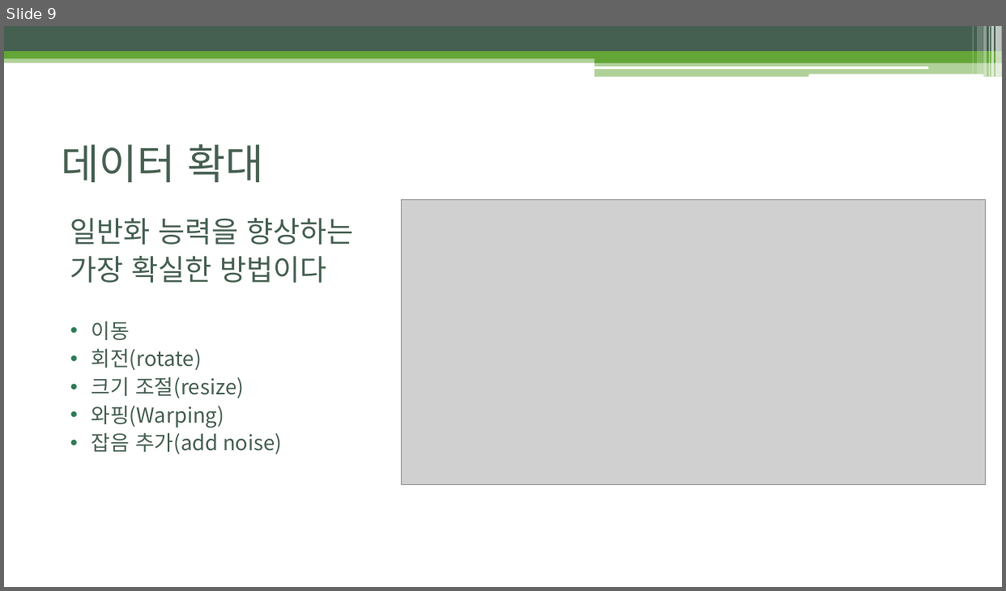
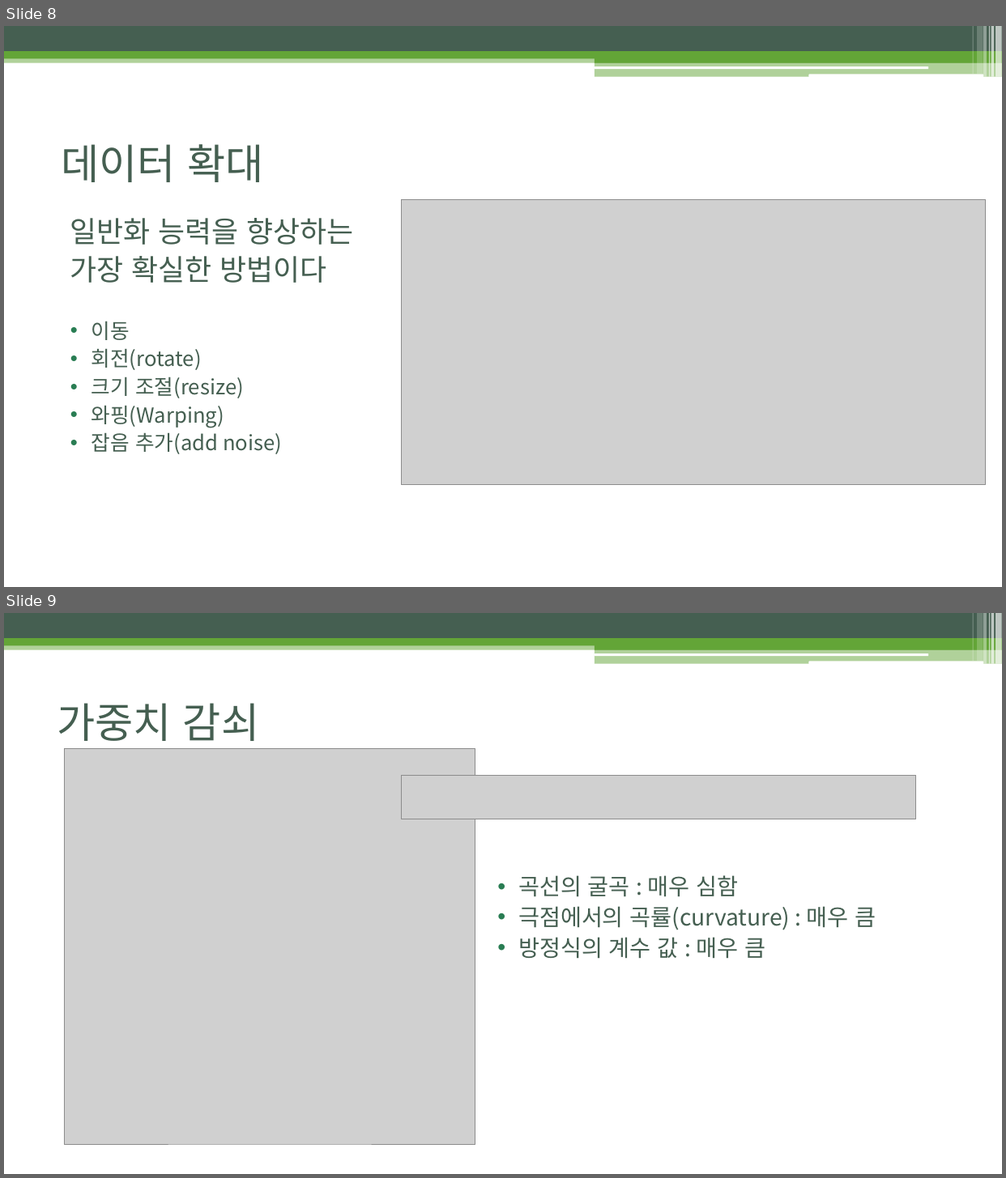
Before and after one commit to BLINK-ONCE/Storage, a slide deck: files/ppt/5.2.2, 5.3 Regularization, Hyperparameters, Validation Sets,.pptx. Shown one above the other, each under a label of ours: slide 9 before the commit, slides 8 and 9 after it. The pictures are 1006x591 and 1006x1178 pixels, drawn with LibreOffice and Linux fonts; fonts in the diff are those of the drawing; grey boxes stand for pictures. Boxes give left, top, right and bottom in pixels: in the first picture for what was removed or moved away, otherwise in the second. Text is boxed around its words. In the diff, an @@ line names an element or a change of style, - is before the commit and + after.

```diff
--- a/files/ppt/5.2.2, 5.3 Regularization, Hyperparameters, Validation Sets,.pptx
+++ b/files/ppt/5.2.2, 5.3 Regularization, Hyperparameters, Validation Sets,.pptx
@@ slide 9 added at <box>4,613,1002,1174</box>, background #FFFFFF; not listed: 13 template elements that a slide beside it also shows @@
@@ title added at <box>57,703,259,741</box>, 40 pt, text #455F51 @@
+가중치 감쇠
@@ picture added at <box>65,749,475,1144</box> @@
@@ picture added at <box>402,776,917,819</box> @@
@@ text added at <box>518,875,876,959</box>, 22 pt, text #455F51 @@
+• 곡선의 굴곡 : 매우 심함
+• 극점에서의 곡률(curvature) : 매우 큼
+• 방정식의 계수 값 : 매우 큼
@@ what was slide 9 is now slide 8 @@
```
Also in this commit, not shown: 2 slides changed, 9 other slides added, 11 slides removed.
